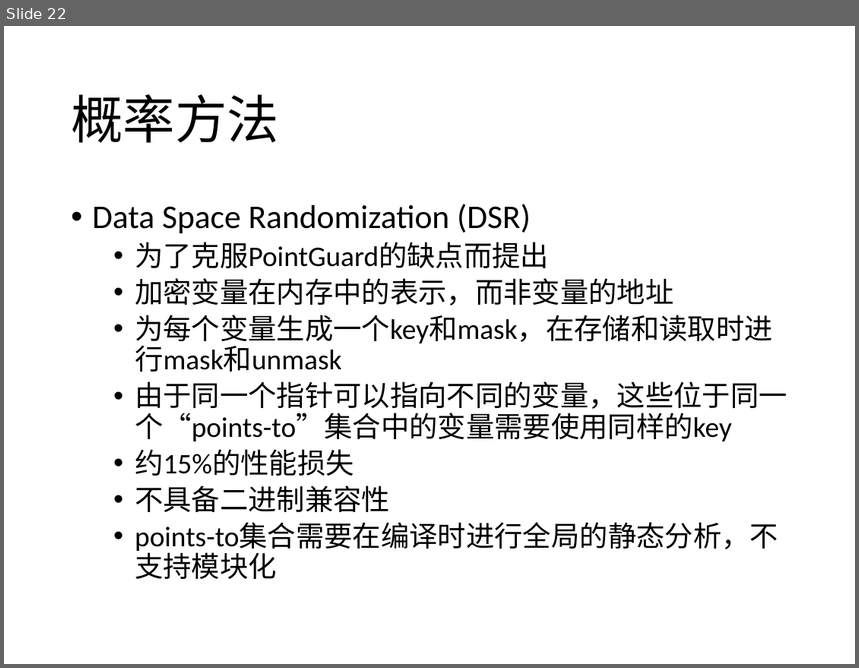
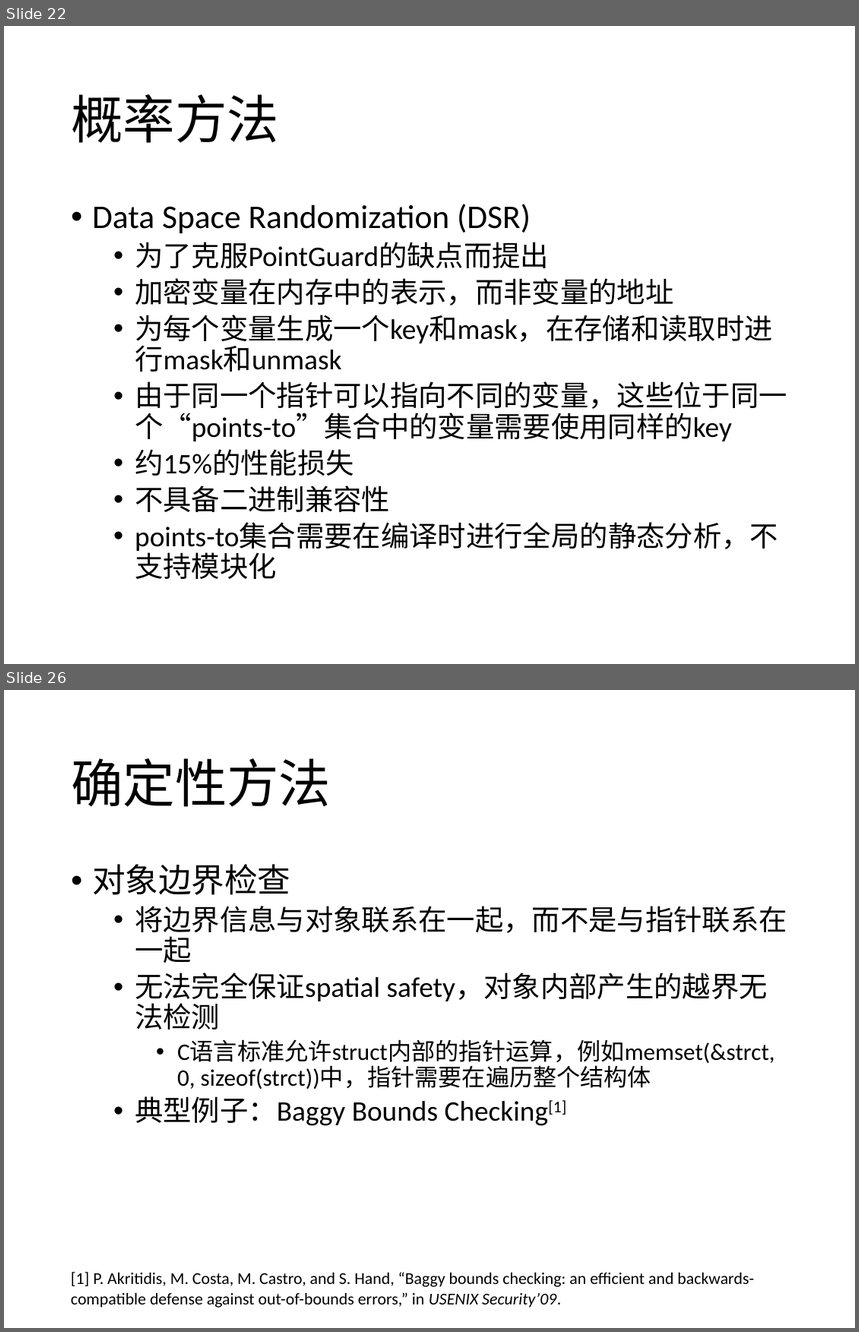
Before and after one commit to CodeATA/Docs, a slide deck: 内存安全报告.pptx. Shown one above the other, each under a label of ours: slide 22 before the commit, slides 22 and 26 after it; the slides between them are not shown. The pictures are 859x668 and 859x1332 pixels, drawn with LibreOffice and Linux fonts; fonts in the diff are those of the drawing. Boxes give left, top, right and bottom in pixels: in the first picture for what was removed or moved away, otherwise in the second. Text is boxed around its words. In the diff, an @@ line names an element or a change of style, - is before the commit and + after.

```diff
--- a/内存安全报告.pptx
+++ b/内存安全报告.pptx
@@ slide 26 added at (4,690,855,1328), background #FFFFFF @@
@@ title added at (71,758,331,807), 44 pt, text #000000 @@
+确定性方法
@@ text added at (92,864,788,1126), 24 pt, text #000000 @@
+• 对象边界检查
+  • 将边界信息与对象联系在一起，而不是与指针联系在一起
+  • 无法完全保证spatial safety，对象内部产生的越界无法检测
+    • C语言标准允许struct内部的指针运算，例如memset(&strct, 0, sizeof(strct))中，指针需要在遍历整个结构体
+  • 典型例子：Baggy Bounds Checking[1]
@@ text added at (71,1272,754,1308), 14 pt, text #000000 @@
+[1] P. Akritidis, M. Costa, M. Castro, and S. Hand, “Baggy bounds checking: an efficient and backwards-compatible defense against out-of-bounds errors,” in USENIX Security’09.
```
Also in this commit, not shown: 1 slide changed, 13 other slides added, 1 other file.
